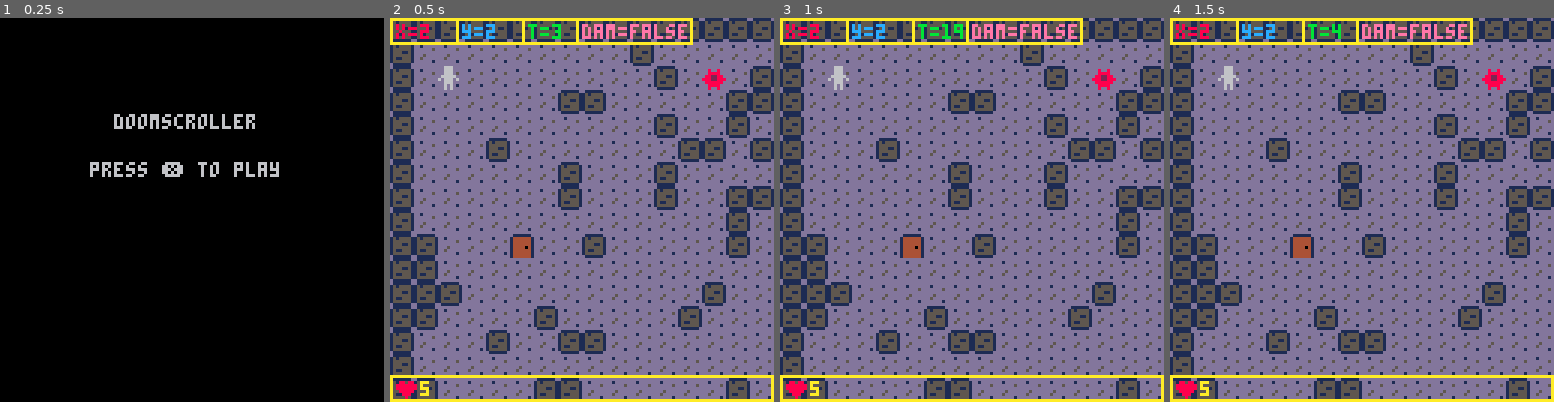
Above: before the commit, frames 1-4 (left to right).
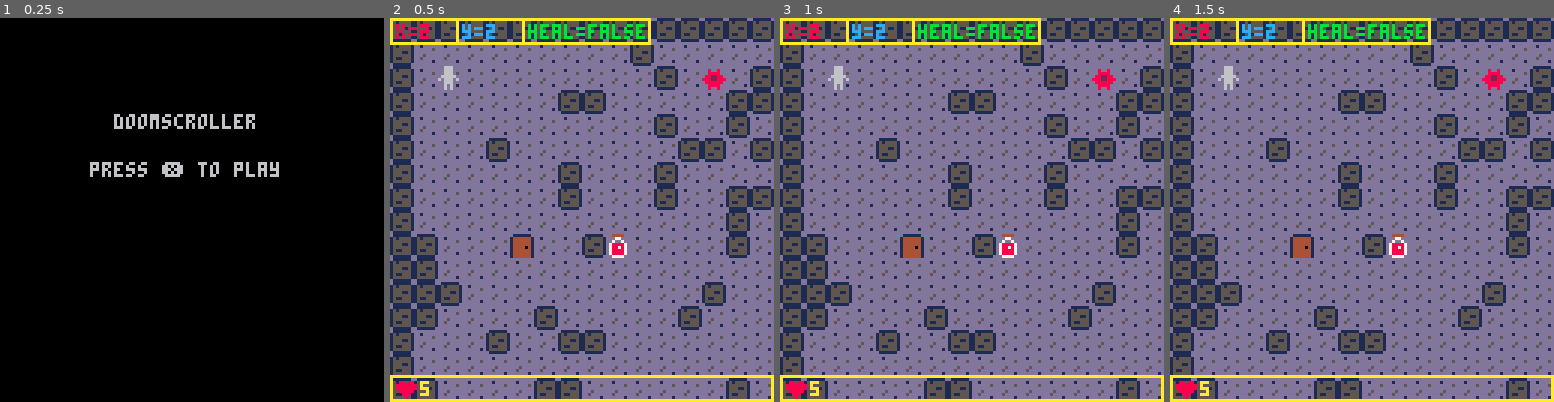
Above: after the commit, the same moments.

Repository: OmniWode/doomscroller
Game: PICO-8 cartridge doomscroller.p8
Two runs of this game, one before a commit and one after it. Both use one fixed random seed, a clock stepped at 60 frames per second and the inputs below.
Inputs:
- Up to frame 1 (0.25 s): no input
- Up to frame 2 (0.5 s): tap X (X key) at 0.33 s
- Up to frame 3 (1 s): no input
- Up to frame 4 (1.5 s): tap X (X key) at 1.07 s

Frame 1 is identical in both runs. In frame 2, 1.4% of the frame differs, in the area x 35-79%, y 0-63%; in frame 3, 1.4%; in frame 4, 1.4%.

Commit message:
added basic healing

Diff:
--- a/doomscroller.p8
+++ b/doomscroller.p8
@@ -97,10 +97,11 @@
 	solid=0
 	door=1
 	enemy=2
+	heal=3
 
 	init_enemies()
 	make_walls()
-	place_door()
+	place_items()
 	--make_floor(1)
 end
 
@@ -114,13 +115,16 @@
 			elseif (((rnd(10)) <= 2 ) and ((x>4) or (y>4))) then
 				mset(x,y,2)
 			end
-
 		end
 	end
 end
 
-function place_door()
+function place_items()
+	--door
 	mset(5,9,3)
+
+	--health potion
+	mset(9,9,49)
 end
 
 function make_floor(depth)
@@ -211,11 +215,16 @@
 	rect(debugx+22,debugy,debugx+44,debugy+8,10)
 	print("y="..p.y,debugx+24,debugy+2,12)
 
-	rect(debugx+44,debugy,debugx+62,debugy+8,10)
-	print("t="..timer,debugx+46,debugy+2,11)
-
-	rect(debugx+62,debugy,debugx+100,debugy+8,10)
-	print("dam="..tostr(p.dam),debugx+64,debugy+2,14)
+	rect(debugx+44,debugy,debugx+86,debugy+8,10)
+	print("heal="..tostr(is_tile(heal,p.x,p.y)),debugx+46,debugy+2,11)
+
+	--rect(debugx+44,debugy,debugx+62,debugy+8,10)
+	--print("t="..timer,debugx+46,debugy+2,11)
+
+	--rect(debugx+62,debugy,debugx+100,debugy+8,10)
+	--print("dam="..tostr(p.dam),debugx+64,debugy+2,14)
+
+
 end
 
 function move_player()
@@ -239,6 +248,11 @@
 
 function interact(x,y)
 	--add code for interactive items
+	if (is_tile(heal,x,y)) then
+		p.hp+=3
+		mset(x,y,4)
+		sfx(0)
+	end
 
 	--take damage from enemies
 	if (is_tile(enemy,x,y)) then
@@ -419,7 +433,7 @@
 40404040404040404040404040404040404040404040404040404040404040404040404040404040404040404040404040404040404040404040404040404040
 40404040404040404040404040404040404040404040404040404040404040404040404040404040404040404040404040404040404040404040404040404040
 __gff__
-0001010200000000000000000000000000000000000000000000000000000000050500000000000000000000000000000000000000000000000000000000000000000000000000000000000000000000000000000000000000000000000000000000000000000000000000000000000000000000000000000000000000000000
+0001010200000000000000000000000000000000000000000000000000000000050500000000000000000000000000000008000000000000000000000000000000000000000000000000000000000000000000000000000000000000000000000000000000000000000000000000000000000000000000000000000000000000
 0000000000000000000000000000000000000000000000000000000000000000000000000000000000000000000000000000000000000000000000000000000000000000000000000000000000000000000000000000000000000000000000000000000000000000000000000000000000000000000000000000000000000000
 __map__
 0404040404040404040404040404040404040404040404040404040404040404040404040404040404040404040404040404040404040404040404040404040404040404040404040404040404040404040404040404040404040404040404040404040404040404040404040404040404040404040404040404040404040404
